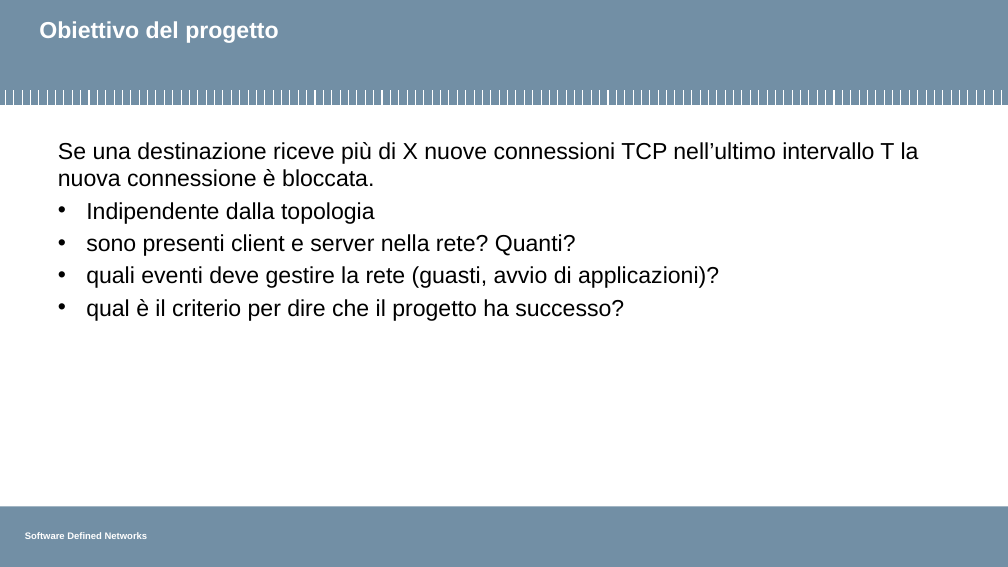
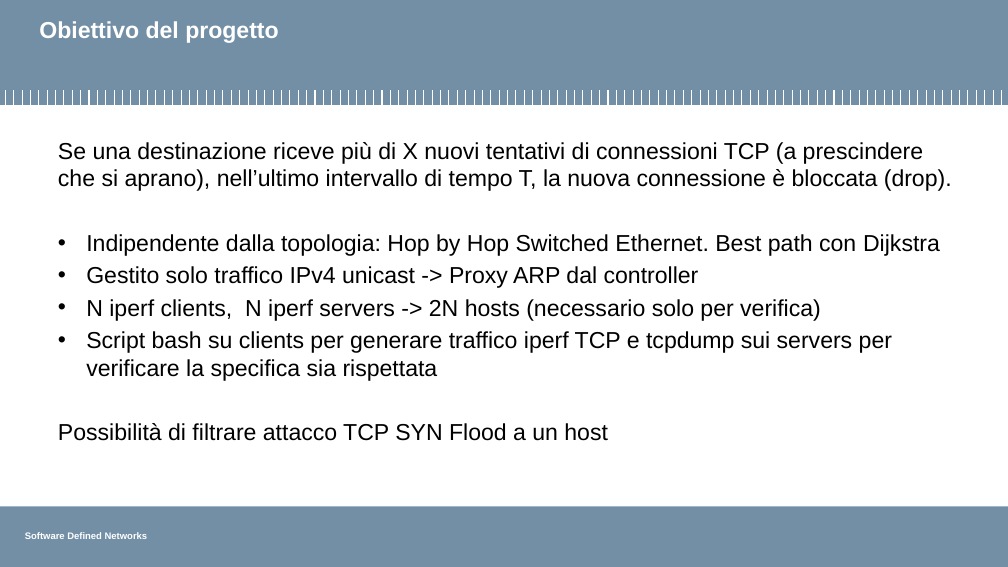
Before and after one commit to pierluigigrossi/progetto-SDN, a slide deck: slide 4 of template_intermedia.pptx. Drawn at 1008x567 pixels with LibreOffice and Linux fonts; fonts in the diff are those of the drawing; background and template pictures are left out. Boxes give left, top, right and bottom in pixels: in the first picture for what was removed or moved away, otherwise in the second. Text is boxed around its words. In the diff, an @@ line names an element or a change of style, - is before the commit and + after.

```diff
--- a/template_intermedia.pptx
+++ b/template_intermedia.pptx
@@ text at (x1=58, y1=142, x2=952, y2=441): text changed @@
-Se una destinazione riceve più di X nuove connessioni TCP nell’ultimo intervallo T la nuova connessione è bloccata.
-• Indipendente dalla topologia
-• sono presenti client e server nella rete? Quanti?
-• quali eventi deve gestire la rete (guasti, avvio di applicazioni)?
-• qual è il criterio per dire che il progetto ha successo?
+Se una destinazione riceve più di X nuovi tentativi di connessioni TCP (a prescindere che si aprano), nell’ultimo intervallo di tempo T, la nuova connessione è bloccata (drop).
+• Indipendente dalla topologia: Hop by Hop Switched Ethernet. Best path con Dijkstra
+• Gestito solo traffico IPv4 unicast -> Proxy ARP dal controller
+• N iperf clients, N iperf servers -> 2N hosts (necessario solo per verifica)
+• Script bash su clients per generare traffico iperf TCP e tcpdump sui servers per verificare la specifica sia rispettata
+Possibilità di filtrare attacco TCP SYN Flood a un host
```
Also in this commit, not shown: 1 other file.
